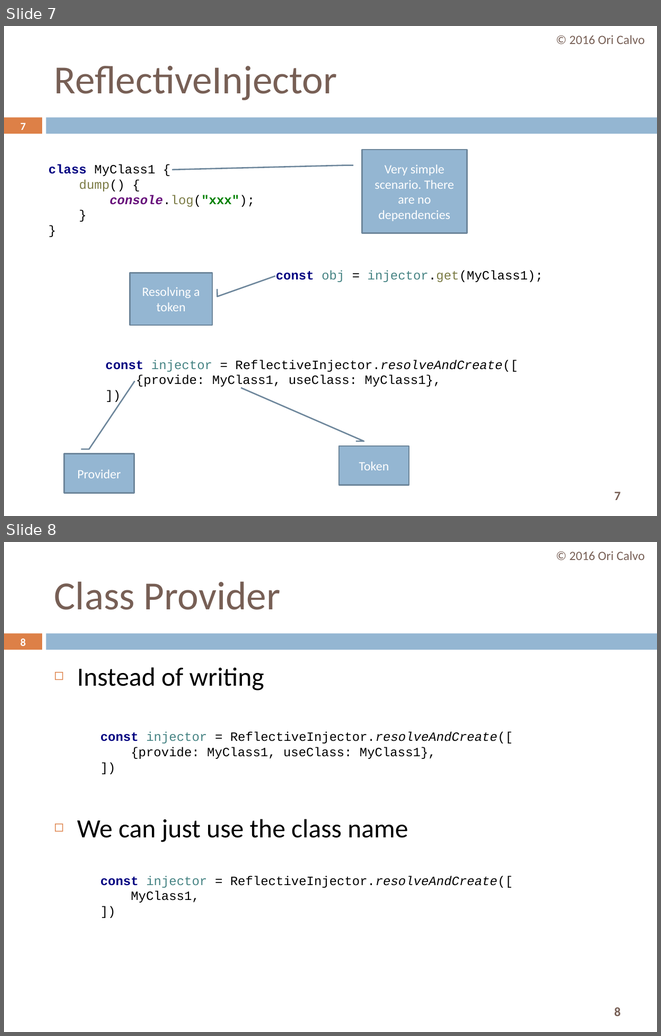
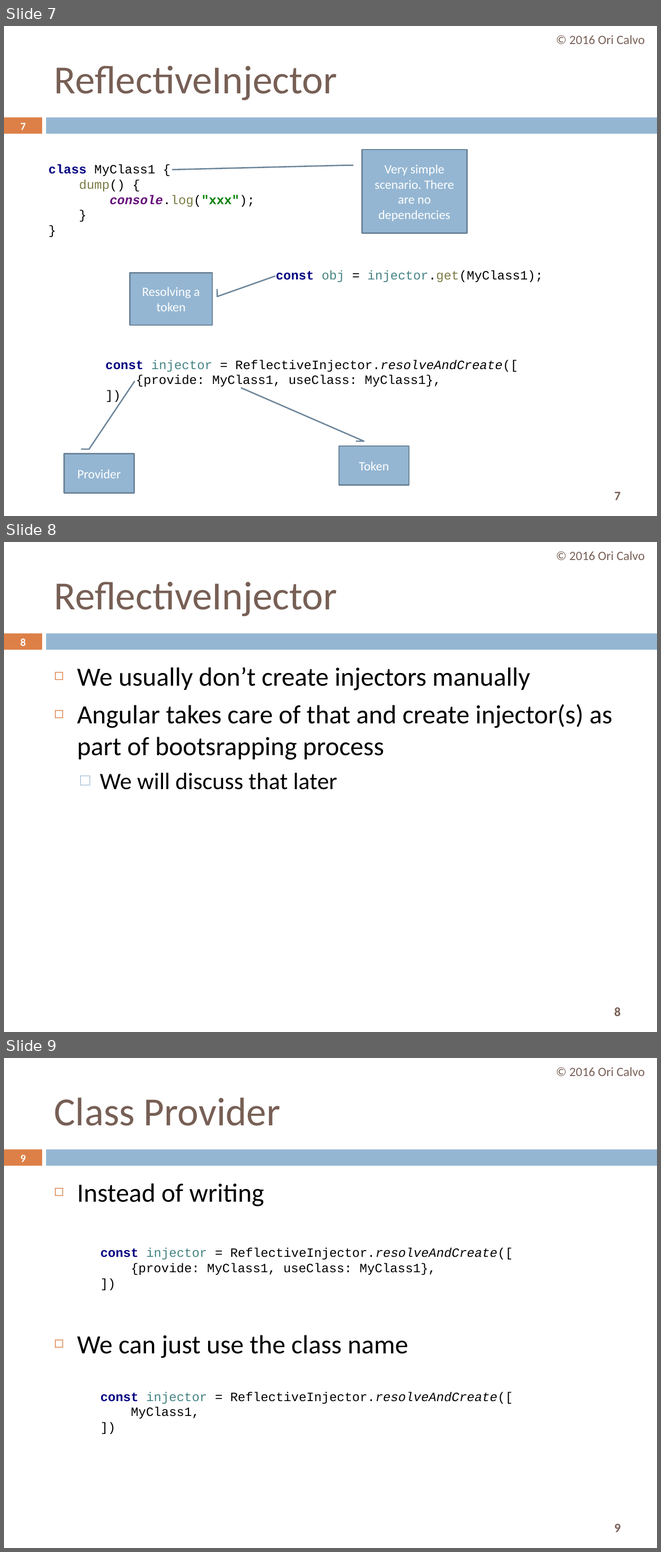
Before and after one commit to oricalvo/course-angular, a slide deck: PPTs/02 Dependency Injection.pptx. Shown one above the other, each under a label of ours: slides 7 and 8 before the commit, slides 7, 8 and 9 after it. The pictures are 661x1036 and 661x1552 pixels, drawn with LibreOffice and Linux fonts; fonts in the diff are those of the drawing. Boxes give left, top, right and bottom in pixels: in the first picture for what was removed or moved away, otherwise in the second. Text is boxed around its words. In the diff, an @@ line names an element or a change of style, - is before the commit and + after.

```diff
--- a/PPTs/02 Dependency Injection.pptx
+++ b/PPTs/02 Dependency Injection.pptx
@@ slide 8 added at [4, 542, 657, 1032], background #FFFFFF; not listed: 3 template elements that a slide beside it also shows @@
@@ text added at [570, 551, 645, 560], 14 pt, text #775F55 @@
+© 2016 Ori Calvo
@@ title added at [54, 582, 337, 616], 44 pt, text #775F55 @@
+ReflectiveInjector
@@ page number added at [20, 638, 26, 646], 11.9 pt, text #FFFFFF, bold @@
+8
@@ text added at [77, 667, 612, 790], 29 pt, text #000000 @@
+◻ We usually don’t create injectors manually
+◻ Angular takes care of that and create injector(s) as part of bootsrapping process
+  □ We will discuss that later
@@ what was slide 8 is now slide 9 @@
@@ page number at [20, 1154, 26, 1162]: text changed @@
-8
+9
@@ page number at [614, 1523, 620, 1532]: text changed @@
-8
+9
```
Also in this commit, not shown: 2 slides changed, 6 other slides added, 5 other files.
